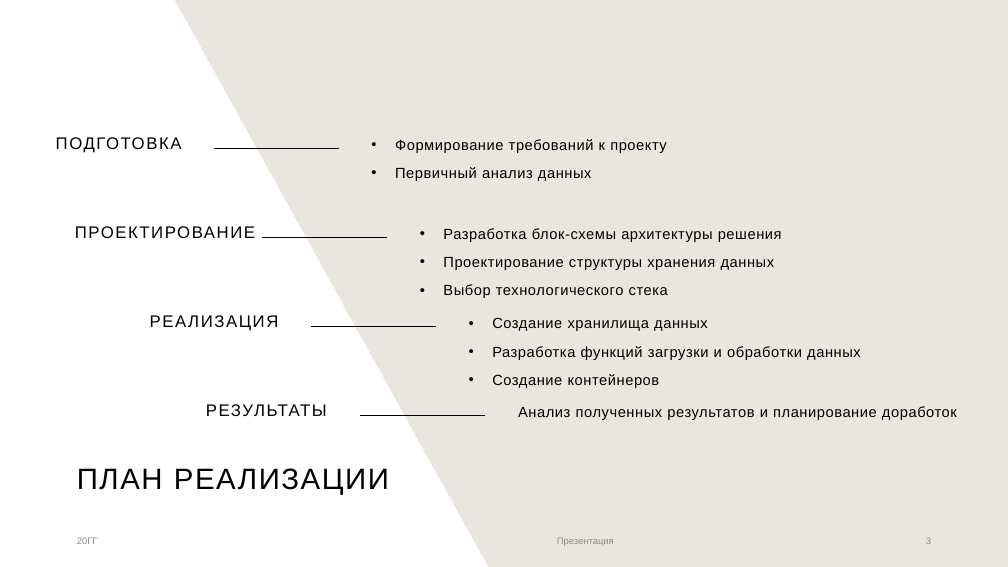
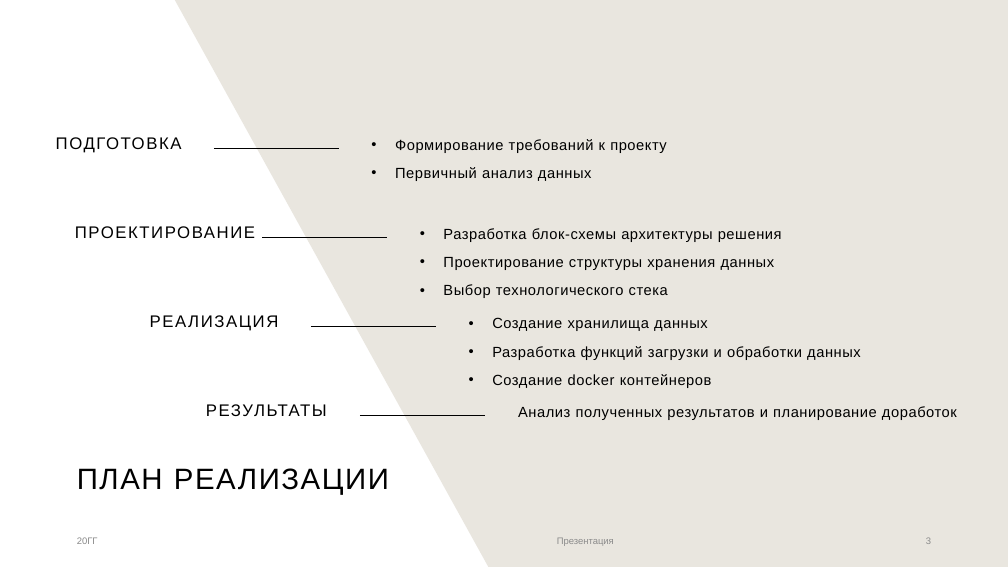
Before and after one commit to alexkurov/DE_Final_01, a slide deck: slide 3 of Анализ публикуемых новостей.pptx. Drawn at 1008x567 pixels with LibreOffice and Linux fonts; fonts in the diff are those of the drawing. Boxes give left, top, right and bottom in pixels: in the first picture for what was removed or moved away, otherwise in the second. Text is boxed around its words. In the diff, an @@ line names an element or a change of style, - is before the commit and + after.

```diff
--- a/Анализ публикуемых новостей.pptx
+++ b/Анализ публикуемых новостей.pptx
@@ text at box(492, 374, 712, 388): text changed @@
-• Создание контейнеров
+• Создание docker контейнеров
```
Also in this commit, not shown: 2 other slides changed, 3 slides added, 2 slides removed, 10 other files.
